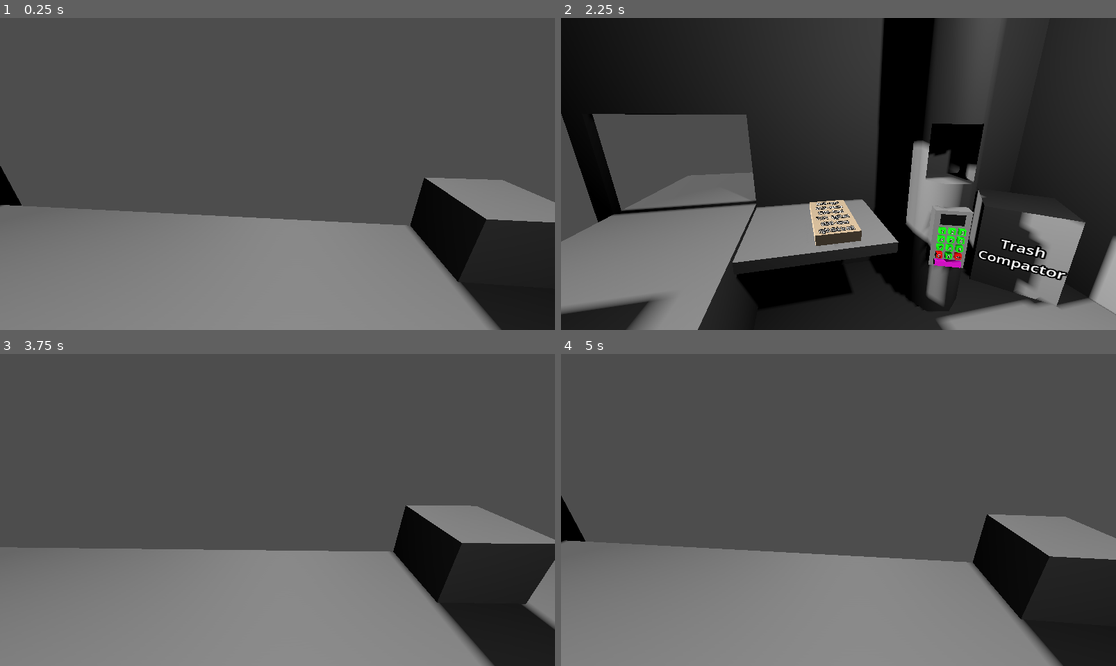
Above: before the commit, frames 1-4 (two rows, left to right).
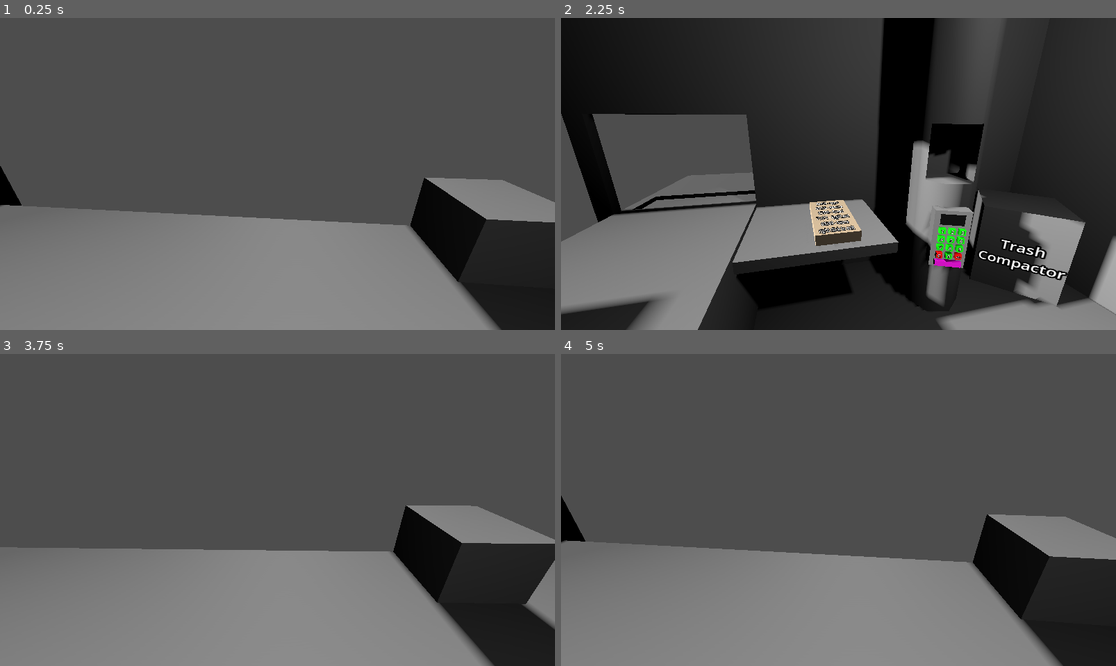
Above: after the commit, the same moments.

Repository: KristenKaiser/BadIdeas2026
Game: Godot game, scene res://Scenes/Main.tscn
Same seed, same stepped clock (60 frames per second), same inputs: the game is played once before the commit and once after it.
Inputs (mouse positions are in pixels of both pictures, inside the frame that each line leads up to):
- Up to frame 1 (0.25 s): no input
- Up to frame 2 (2.25 s): tap Enter at 0.5 s; move the mouse to (960, 158) at 0.52 s; hold Right (ui_right) 0.53-1.28 s; click (960, 158) at 0.67 s; tap Space at 1.25 s; move the mouse to (727, 189) at 1.27 s; hold Left (ui_left) 1.28-2.03 s; move the mouse to (894, 105) at 2.02 s; hold Right (ui_right) from 2.03 s (still down)
- Up to frame 3 (3.75 s): tap Enter at 2.75 s; move the mouse to (249, 572) at 2.77 s; click (249, 572) at 2.92 s; tap Space at 3.5 s; move the mouse to (444, 556) at 3.52 s; release Right (ui_right) at 3.53 s; hold Left (ui_left) from 3.53 s (still down)
- Up to frame 4 (5 s): keep holding Left (ui_left); move the mouse to (672, 463) at 4.27 s

The runs differ from the first frame. In frame 2, 0.3% of the frame differs, in the area x 12-36%, y 55-62%; in frame 3, less than 0.1%; in frame 4, less than 0.1%.

Commit message:
fixed bug boxes fall when new boxes added

Diff:
--- a/bad-ideas-game-jam-2026/Scenes/Main.tscn
+++ b/bad-ideas-game-jam-2026/Scenes/Main.tscn
@@ -1,21 +1,20 @@
-[gd_scene load_steps=14 format=3 uid="uid://d0nk4t02xe8ik"]
+[gd_scene load_steps=13 format=3 uid="uid://d0nk4t02xe8ik"]
 
 [ext_resource type="PackedScene" uid="uid://uvo3k3alfmfd" path="res://Scenes/food_can.tscn" id="1_kln2b"]
 [ext_resource type="PackedScene" uid="uid://ccmmb1u17r8a0" path="res://Scenes/keypad.tscn" id="1_r150o"]
 [ext_resource type="Script" uid="uid://dxx1jykm0t1k6" path="res://Scripts/main.gd" id="1_v1gob"]
 [ext_resource type="Script" uid="uid://ojqvaarbbc86" path="res://Scripts/main_camera.gd" id="2_jw32o"]
 [ext_resource type="PackedScene" uid="uid://dg21mddb1l2b5" path="res://Scenes/Water.tscn" id="2_rgh2o"]
-[ext_resource type="Script" uid="uid://ckbgmu1338x6h" path="res://Scripts/floor.gd" id="3_bmxlf"]
 [ext_resource type="PackedScene" uid="uid://dc2ar543euyj6" path="res://Scenes/catalogue.tscn" id="3_pbw6q"]
 [ext_resource type="Script" uid="uid://cd6s54ejg8gtm" path="res://Scripts/order_tube.gd" id="3_rgh2o"]
 [ext_resource type="Script" uid="uid://1jf6gby3db6p" path="res://Scripts/box_dropper.gd" id="5_50glp"]
 [ext_resource type="PackedScene" uid="uid://denvefmpnolys" path="res://Scenes/conveyer.tscn" id="5_vy5pj"]
 
+[sub_resource type="BoxShape3D" id="BoxShape3D_c1w88"]
+size = Vector3(0.33112794, 0.4994873, 0.5165771)
+
 [sub_resource type="BoxShape3D" id="BoxShape3D_4kpch"]
 size = Vector3(0.4, 1.4, 1)
-
-[sub_resource type="BoxShape3D" id="BoxShape3D_c1w88"]
-size = Vector3(0.33112794, 0.4994873, 0.5165771)
 
 [sub_resource type="BoxShape3D" id="BoxShape3D_idj7w"]
 size = Vector3(0.82, 1, 0.71999997)
@@ -99,18 +98,6 @@
 [node name="Floor" type="CSGBox3D" parent="room"]
 transform = Transform3D(1, 0, 0, 0, -4.371139e-08, -1, 0, 1, -4.371139e-08, -0.44999966, -1.6500001, -0.7)
 size = Vector3(5.7000003, 5.3, 0.5)
-script = ExtResource("3_bmxlf")
-
-[node name="CSGBox3D" type="CSGBox3D" parent="room/Floor"]
-transform = Transform3D(1, 0, 0, 0, 1, 0, 0, 0, 1, 3.1, -1.7000004, -1.6999999)
-operation = 2
-size = Vector3(0.4, 1.4, 1)
-
-[node name="Area3D" type="Area3D" parent="room/Floor/CSGBox3D"]
-
-[node name="CollisionShape3D" type="CollisionShape3D" parent="room/Floor/CSGBox3D/Area3D"]
-transform = Transform3D(1, 0, 0, 0, 1, 0, 0, 0, 1, 0, 0, 0.049999982)
-shape = SubResource("BoxShape3D_4kpch")
 
 [node name="ceiling" type="CSGBox3D" parent="room"]
 transform = Transform3D(1, 0, 0, 0, -4.371139e-08, -1, 0, 1, -4.371139e-08, -0.59999985, 1.8999999, -0.7)
@@ -199,6 +186,17 @@
 [node name="Conveyer" parent="Center" instance=ExtResource("5_vy5pj")]
 transform = Transform3D(1, 0, 0, 0, 1, 0, 0, 0, 1, -0.4000001, -0.9, -2.5)
 size = Vector3(8.6, 1, 1.4)
+
+[node name="CSGBox3D" type="CSGBox3D" parent="Center/Conveyer"]
+transform = Transform3D(1, 0, 0, 0, -4.371139e-08, -1, 0, 1, -4.371139e-08, 3.0500004, 0.9499999, 0.099999666)
+operation = 2
+size = Vector3(0.4, 1.4, 1)
+
+[node name="Area3D" type="Area3D" parent="Center/Conveyer/CSGBox3D"]
+
+[node name="CollisionShape3D" type="CollisionShape3D" parent="Center/Conveyer/CSGBox3D/Area3D"]
+transform = Transform3D(1, 0, 0, 0, 1, 0, 0, 0, 1, 0, 0, 0.049999982)
+shape = SubResource("BoxShape3D_4kpch")
 
 [node name="BoxDropper" type="CSGBox3D" parent="Center"]
 transform = Transform3D(1, 0, 0, 0, 1, 0, 0, 0, 1, -3.5, -0.05000019, -2.5000005)
@@ -260,4 +258,4 @@
 [node name="Hand" type="Node3D" parent="."]
 transform = Transform3D(0.69453704, 0, -1.7763568e-15, 0, 0.10020816, 0, 0, 0, 0.38678715, 1.8000002, 0.8, -1.2)
 
-[connection signal="area_entered" from="room/Floor/CSGBox3D/Area3D" to="room/Floor" method="_on_area_3d_area_entered"]
+[connection signal="area_entered" from="Center/Conveyer/CSGBox3D/Area3D" to="Center/Conveyer" method="exited_conveyer"]
--- a/bad-ideas-game-jam-2026/Scenes/conveyer.tscn
+++ b/bad-ideas-game-jam-2026/Scenes/conveyer.tscn
@@ -17,5 +17,4 @@
 transform = Transform3D(1, 0, 0, 0, 1, 0, 0, 0, 1, 5.9604645e-08, 0, -5.9604645e-08)
 shape = SubResource("BoxShape3D_x5p7y")
 
-[connection signal="area_entered" from="Area3D" to="." method="_on_area_3d_area_entered"]
-[connection signal="area_exited" from="Area3D" to="." method="_on_area_3d_area_exited"]
+[connection signal="area_entered" from="Area3D" to="." method="entered_conveyer"]
--- a/bad-ideas-game-jam-2026/Scripts/Global.gd
+++ b/bad-ideas-game-jam-2026/Scripts/Global.gd
@@ -2,6 +2,7 @@
 
 @export var conveyer_speed: float =.5
 var box_drop_speed: float =.8
+var grid_size : float  = 1.0/6.0
 
 
 
--- a/bad-ideas-game-jam-2026/Scripts/conveyer.gd
+++ b/bad-ideas-game-jam-2026/Scripts/conveyer.gd
@@ -6,11 +6,11 @@
 	collision_shape.shape.size = size
 
 
-func _on_area_3d_area_entered(area: Area3D) -> void:
+func entered_conveyer(area: Area3D) -> void:
 	if area.get_parent() is Box:
 		area.get_parent().current_state = area.get_parent().State.CONVEYING
 
 
-func _on_area_3d_area_exited(area: Area3D) -> void:
+func exited_conveyer(area: Area3D) -> void:
 	if area.get_parent() is Box:
-		area.get_parent().current_state = area.get_parent().State.EXITING
+		area.get_parent().ship()
